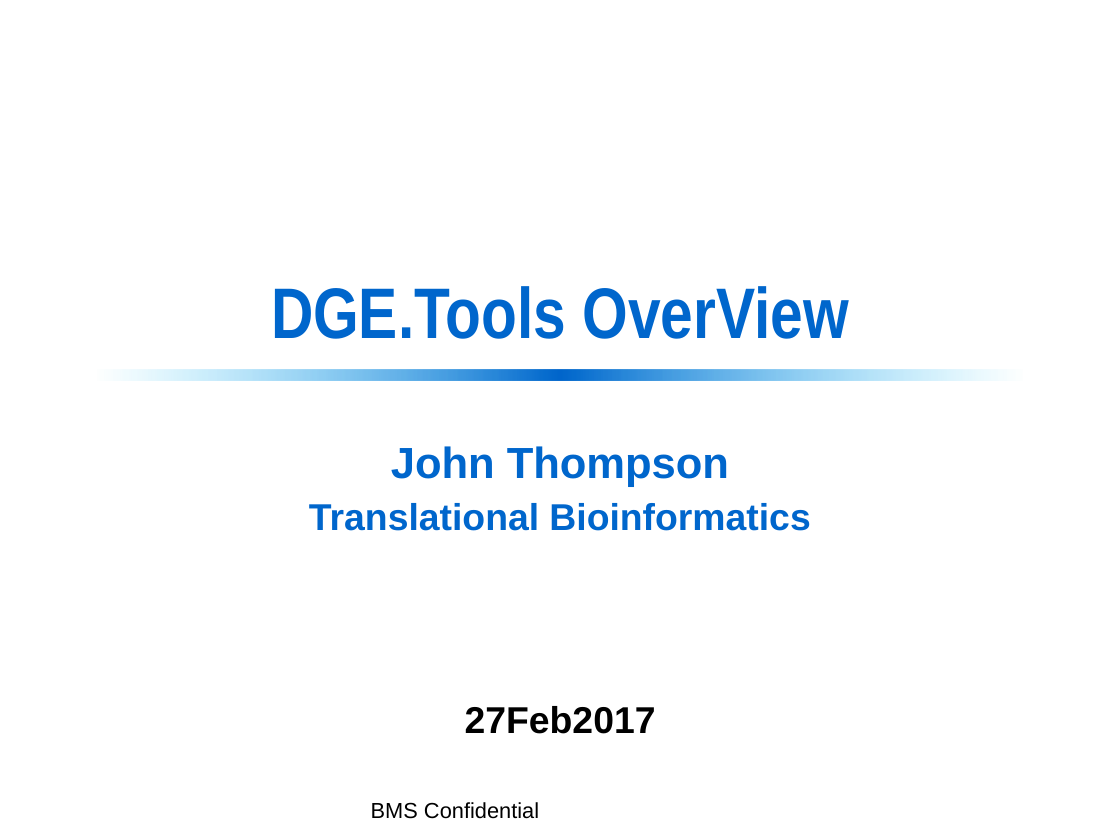
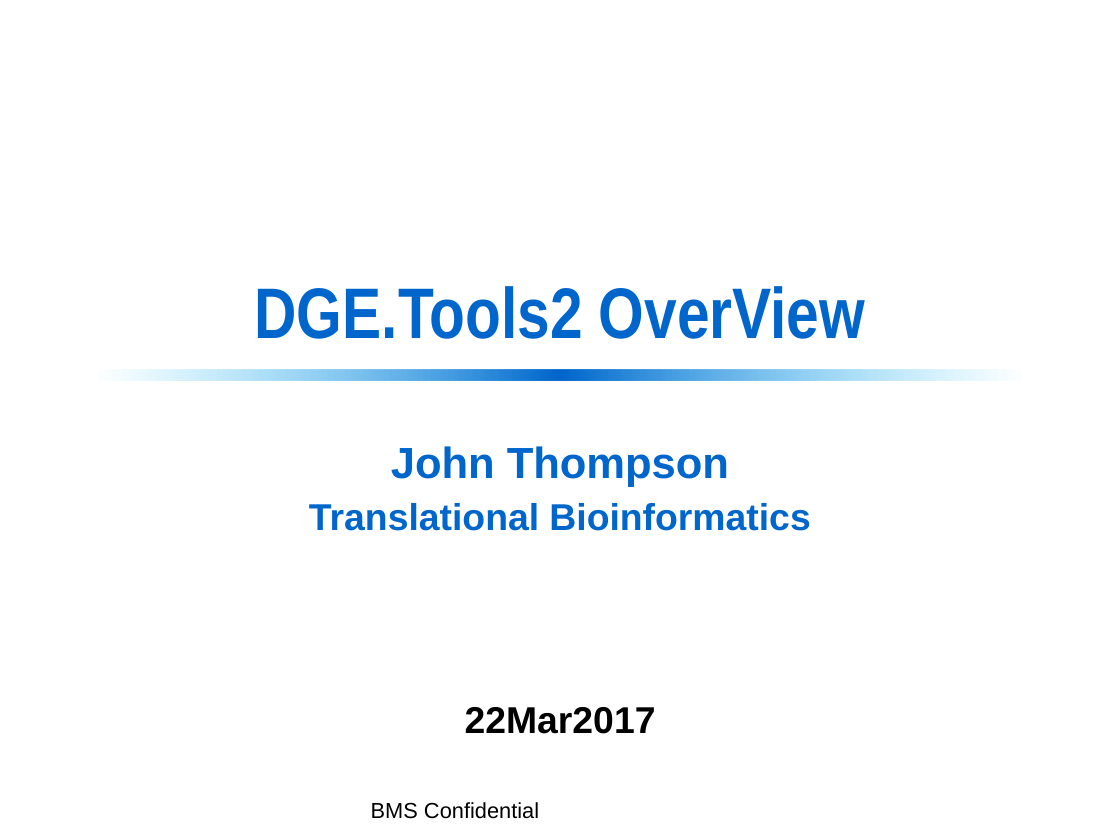
Before and after one commit to jrthompson54/DGE.Tools2, a slide deck: slide 1 of DGE_Tools Rollout 2017.pptx. Drawn at 1120x840 pixels with LibreOffice and Linux fonts; fonts in the diff are those of the drawing; background and template pictures are left out. Boxes give left, top, right and bottom in pixels: in the first picture for what was removed or moved away, otherwise in the second. Text is boxed around its words. In the diff, an @@ line names an element or a change of style, - is before the commit and + after.

```diff
--- a/DGE_Tools Rollout 2017.pptx
+++ b/DGE_Tools Rollout 2017.pptx
@@ title at bbox=[255, 286, 865, 339]: text changed @@
-DGE.Tools OverView
+DGE.Tools2 OverView
@@ text at bbox=[465, 707, 656, 734]: text changed @@
-27Feb2017
+22Mar2017
```
Also in this commit, not shown: 1 other slide changed, 4 slides added, 3 other files.
